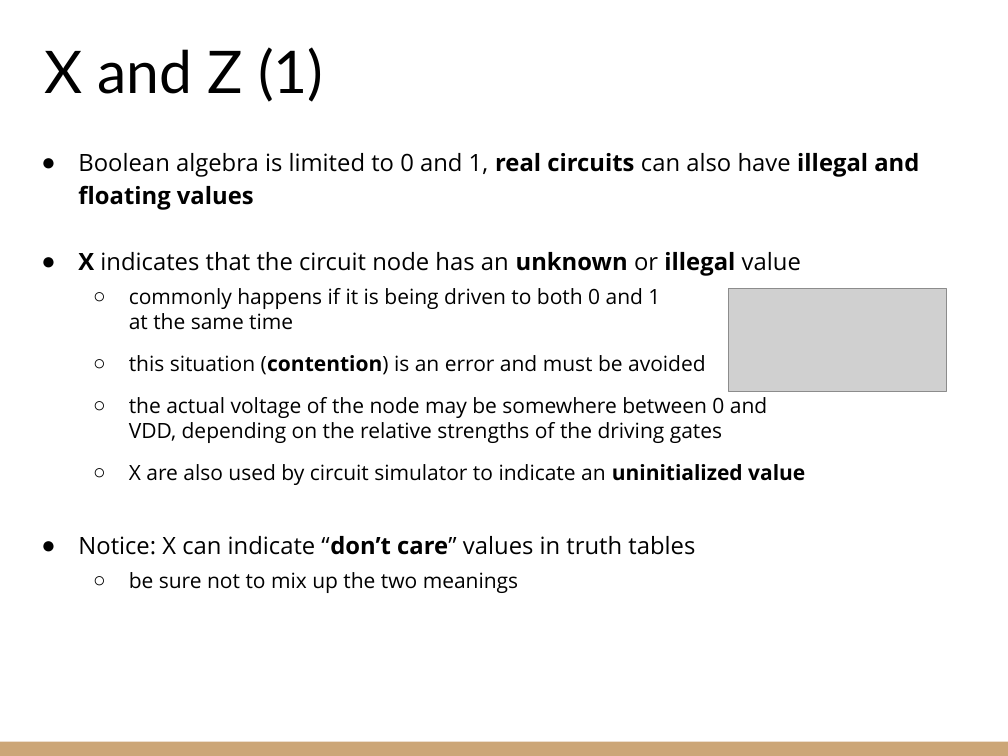
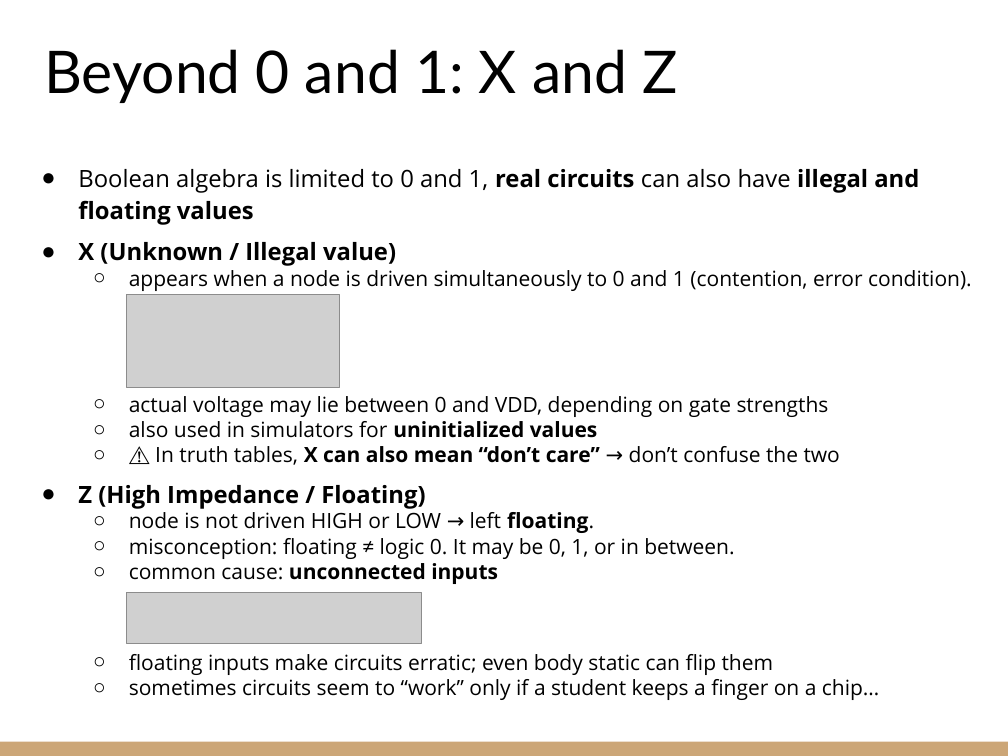
Before and after one commit to riccardoberta/esd, a slide deck: slide 27 of 05 - Boolean Algebra/slides.pptx. Drawn at 1008x756 pixels with LibreOffice and Linux fonts; fonts in the diff are those of the drawing; grey boxes stand for pictures. Boxes give left, top, right and bottom in pixels: in the first picture for what was removed or moved away, otherwise in the second. Text is boxed around its words. In the diff, an @@ line names an element or a change of style, - is before the commit and + after.

Commit message:
Boolean Algebra

```diff
--- a/05 - Boolean Algebra/slides.pptx
+++ b/05 - Boolean Algebra/slides.pptx
@@ title at bbox=[44, 49, 677, 103]: text changed @@
-X and Z (1)
+Beyond 0 and 1: X and Z
@@ text "Boolean algebra is limited to ...": place and size @@
-text "Boolean algebra is limited to ..." at bbox=[78, 153, 919, 593]
+text "Boolean algebra is limited to ..." at bbox=[78, 169, 972, 700]
@@ text at bbox=[78, 242, 972, 700]: text changed @@
-● X indicates that the circuit node has an unknown or illegal value
-  ○ commonly happens if it is being driven to both 0 and 1
-    at the same time
-  ○ this situation (contention) is an error and must be avoided
-  ○ the actual voltage of the node may be somewhere between 0 and
-    VDD, depending on the relative strengths of the driving gates
-  ○ X are also used by circuit simulator to indicate an uninitialized value
-● Notice: X can indicate “don’t care” values in truth tables
-  ○ be sure not to mix up the two meanings
+● X (Unknown / Illegal value)
+  ○ appears when a node is driven simultaneously to 0 and 1 (contention, error condition).
+  ○ actual voltage may lie between 0 and VDD, depending on gate strengths
+  ○ also used in simulators for uninitialized values
+  ○ ⚠️ In truth tables, X can also mean “don’t care” → don’t confuse the two
+● Z (High Impedance / Floating)
+  ○ node is not driven HIGH or LOW → left floating.
+  ○ misconception: floating ≠ logic 0. It may be 0, 1, or in between.
+  ○ common cause: unconnected inputs
+  ○ floating inputs make circuits erratic; even body static can flip them
+  ○ sometimes circuits seem to “work” only if a student keeps a finger on a chip…
@@ picture added at bbox=[127, 294, 341, 387] @@
@@ picture removed at bbox=[729, 288, 947, 392] @@
@@ picture added at bbox=[127, 593, 422, 643] @@
```
Also in this commit, not shown: 22 other slides changed, 2 slides added, 6 slides removed, 7 other files.
